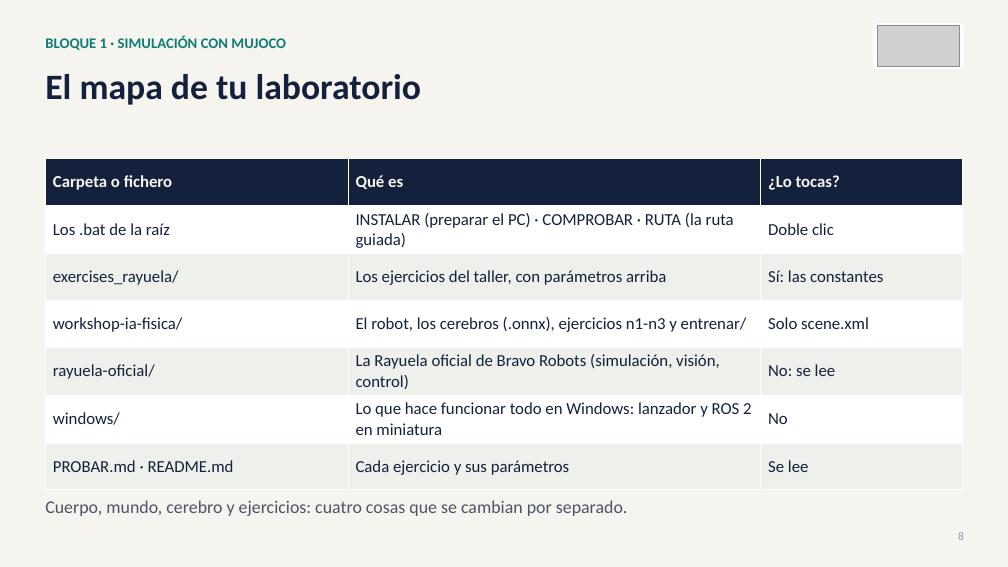
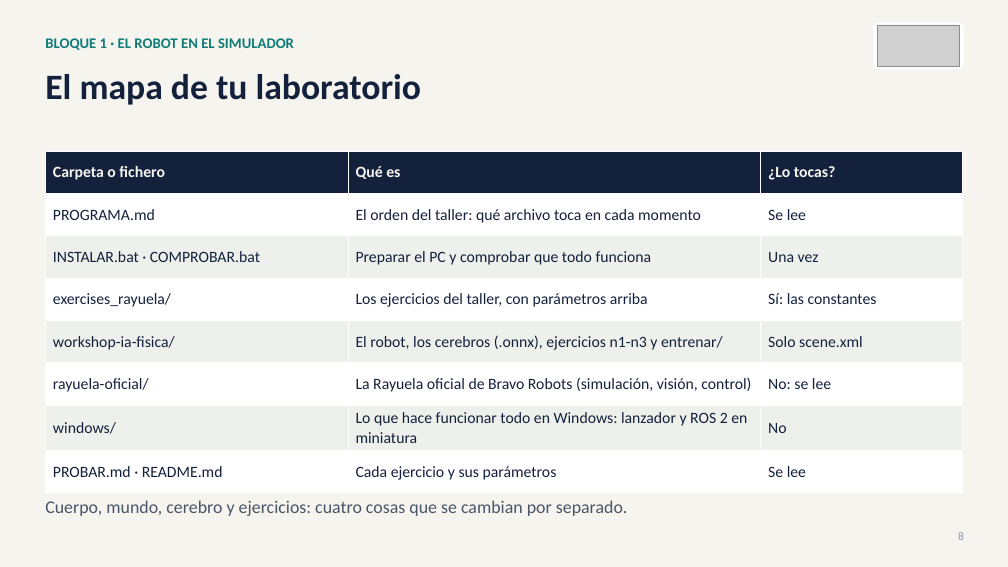
Before and after one commit to david2526IA/taller_microduck_windows, a slide deck: slide 8 of workshop-ia-fisica/presentaciones/Presentacion_03_taller_completo.pptx. Drawn at 1008x567 pixels with LibreOffice and Linux fonts; fonts in the diff are those of the drawing; grey boxes stand for pictures. Boxes give left, top, right and bottom in pixels: in the first picture for what was removed or moved away, otherwise in the second. Text is boxed around its words. In the diff, an @@ line names an element or a change of style, - is before the commit and + after.

```diff
--- a/workshop-ia-fisica/presentaciones/Presentacion_03_taller_completo.pptx
+++ b/workshop-ia-fisica/presentaciones/Presentacion_03_taller_completo.pptx
@@ text at (x1=45, y1=38, x2=294, y2=50): text changed @@
-BLOQUE 1 · SIMULACIÓN CON MUJOCO
+BLOQUE 1 · EL ROBOT EN EL SIMULADOR
@@ table at (x1=45, y1=151, x2=963, y2=490) @@
-row 2: Los .bat de la raíz | INSTALAR (preparar el PC) · COMPROBAR · RUTA (la ruta guiada) | Doble clic
+row 2: PROGRAMA.md | El orden del taller: qué archivo toca en cada momento | Se lee
+row 3: INSTALAR.bat · COMPROBAR.bat | Preparar el PC y comprobar que todo funciona | Una vez
@@ table resized from (x1=45, y1=159, x2=963, y2=487) to (x1=45, y1=151, x2=963, y2=490) @@
```
Also in this commit, not shown: 39 other slides changed, 1 slide added, 1 slide removed, 18 other files.
